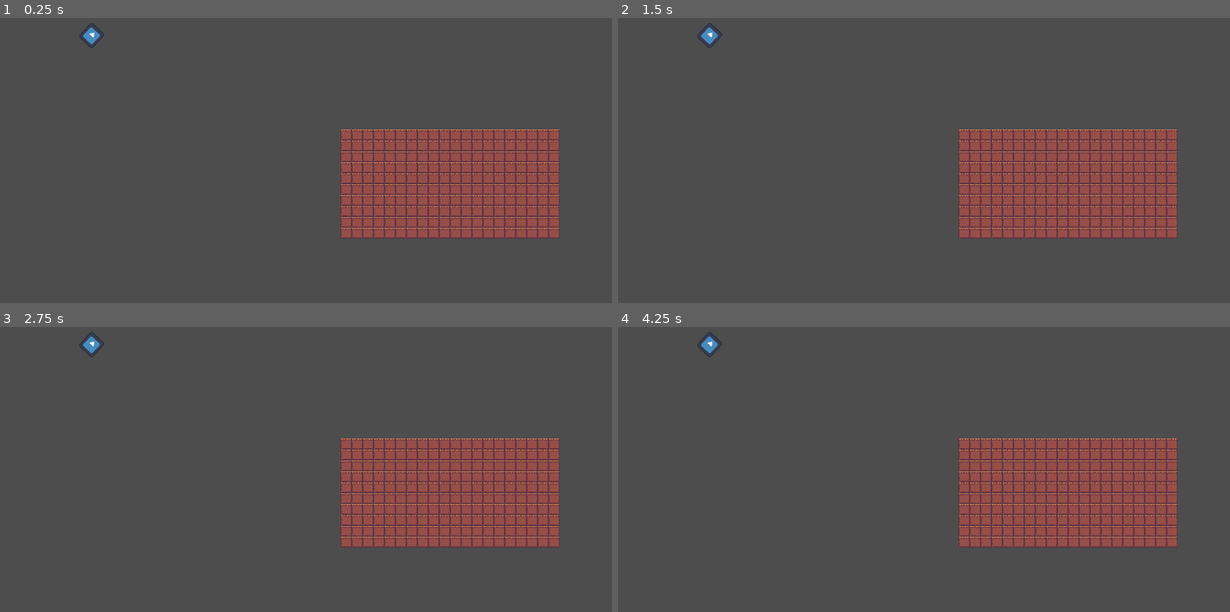
Above: before the commit, frames 1-4 (two rows, left to right).
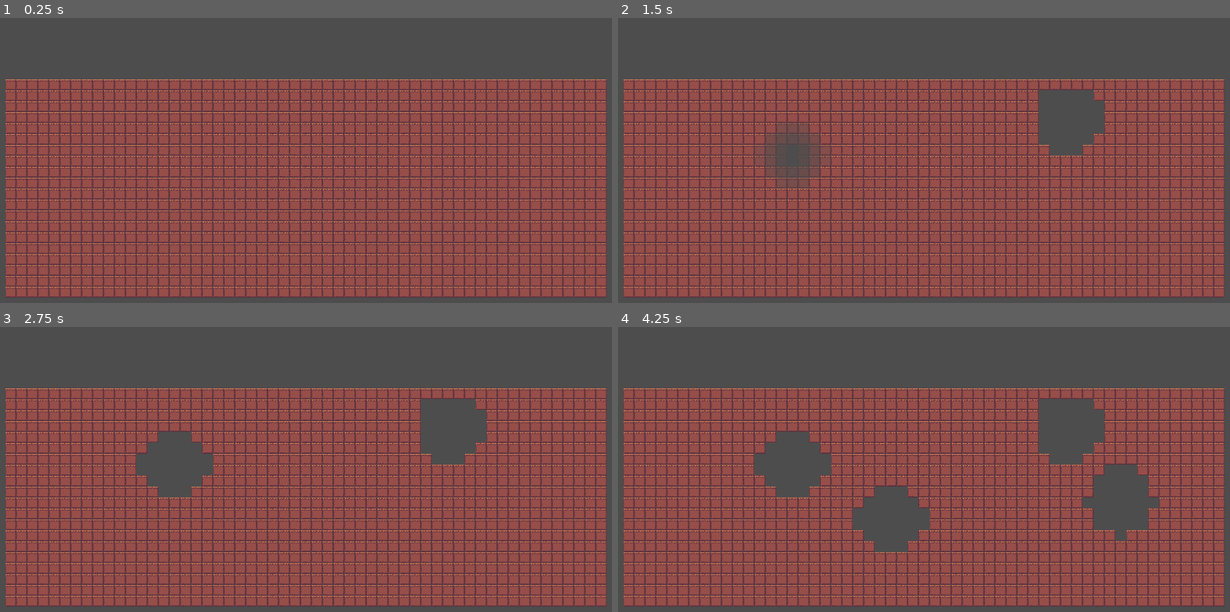
Above: after the commit, the same moments.

Repository: Neomania/DaveAndTimsMiningAdventure
Game: Godot game, scene res://Scenes/main.tscn
Two runs of this game, one before a commit and one after it. Both use one fixed random seed, a clock stepped at 60 frames per second and the inputs below. The engine's default icon, where the game draws it, is replaced by a stand-in: a white triangle on a blue panel in a dark square.
Inputs (mouse positions are in pixels of both pictures, inside the frame that each line leads up to):
- Up to frame 1 (0.25 s): no input
- Up to frame 2 (1.5 s): tap Enter at 0.5 s; move the mouse to (1070, 117) at 0.52 s; click (1070, 117) at 0.6 s; move the mouse to (795, 154) at 1.27 s; click (795, 154) at 1.35 s
- Up to frame 3 (2.75 s): tap Space at 2 s; move the mouse to (373, 366) at 2.02 s; click (373, 366) at 2.1 s
- Up to frame 4 (4.25 s): tap Enter at 2.75 s; move the mouse to (893, 520) at 2.77 s; click (893, 520) at 2.85 s; tap Space at 3.5 s; move the mouse to (1119, 500) at 3.52 s; click (1119, 500) at 3.6 s

The runs differ from the first frame. In frame 1, 67% of the frame differs, in the area x 0-100%, y 1-98%; in frame 2, 65%; in frame 3, 64%; in frame 4, 63%.

Commit message:
added some mining

Diff:
--- /dev/null
+++ b/Scenes/Prefabs/ShovelUse.tscn
@@ -0,0 +1,15 @@
+[gd_scene load_steps=3 format=3 uid="uid://dkgadhsngwghx"]
+
+[ext_resource type="Texture2D" uid="uid://ty1wt7fgwf0t" path="res://icon.svg" id="1_b2tq0"]
+
+[sub_resource type="CircleShape2D" id="CircleShape2D_swb5a"]
+radius = 100.0
+
+[node name="Area2D" type="Area2D"]
+
+[node name="DebugShape" type="Sprite2D" parent="."]
+visible = false
+texture = ExtResource("1_b2tq0")
+
+[node name="CollisionShape2D" type="CollisionShape2D" parent="."]
+shape = SubResource("CircleShape2D_swb5a")
--- /dev/null
+++ b/Scenes/Prefabs/Tile1.gd
@@ -0,0 +1,30 @@
+extends StaticBody2D
+
+signal mouse_on_tile(tile)
+signal mouse_off_tile(tile)
+signal area_entered(area, tile)
+
+# Called when the node enters the scene tree for the first time.
+func _ready():
+	pass # Replace with function body.
+
+
+# Called every frame. 'delta' is the elapsed time since the previous frame.
+func _process(delta):
+	#Tile has been hit, slowly degrade it
+	if $Sprite2D.modulate.a < 1.0:
+		$Sprite2D.modulate.a -= delta * 2.0
+	if $Sprite2D.modulate.a == 0.0:
+		self.queue_free()
+
+
+func _on_area_2d_mouse_entered():
+	mouse_on_tile.emit(self)
+
+
+func _on_area_2d_mouse_exited():
+	mouse_off_tile.emit(self)
+
+
+func _on_area_2d_area_entered(area):
+	area_entered.emit(area, self)
--- a/Scenes/Prefabs/Tile1.tscn
+++ b/Scenes/Prefabs/Tile1.tscn
@@ -1,15 +1,29 @@
-[gd_scene load_steps=3 format=3 uid="uid://bwpcewr2ql71w"]
+[gd_scene load_steps=5 format=3 uid="uid://bwpcewr2ql71w"]
 
-[ext_resource type="Texture2D" uid="uid://2uhgdncd74f3" path="res://Assets/Tiles/Tile1.png" id="1_gccdh"]
+[ext_resource type="Script" path="res://Scenes/Prefabs/Tile1.gd" id="1_a7pc2"]
+[ext_resource type="Texture2D" uid="uid://2uhgdncd74f3" path="res://Assets/Tools/Tile1.png" id="1_vkuib"]
+
+[sub_resource type="RectangleShape2D" id="RectangleShape2D_vvtog"]
+size = Vector2(30, 30)
 
 [sub_resource type="RectangleShape2D" id="RectangleShape2D_b2off"]
-size = Vector2(31.5, 31)
+size = Vector2(30.5, 31)
 
 [node name="StaticBody2D" type="StaticBody2D"]
+script = ExtResource("1_a7pc2")
+
+[node name="Area2D" type="Area2D" parent="."]
+
+[node name="CollisionShape2D" type="CollisionShape2D" parent="Area2D"]
+shape = SubResource("RectangleShape2D_vvtog")
 
 [node name="CollisionShape2D" type="CollisionShape2D" parent="."]
-position = Vector2(0.25, 0.25)
+position = Vector2(-0.25, 0.25)
 shape = SubResource("RectangleShape2D_b2off")
 
 [node name="Sprite2D" type="Sprite2D" parent="."]
-texture = ExtResource("1_gccdh")
+texture = ExtResource("1_vkuib")
+
+[connection signal="area_entered" from="Area2D" to="." method="_on_area_2d_area_entered"]
+[connection signal="mouse_entered" from="Area2D" to="." method="_on_area_2d_mouse_entered"]
+[connection signal="mouse_exited" from="Area2D" to="." method="_on_area_2d_mouse_exited"]
--- a/Scenes/main.tscn
+++ b/Scenes/main.tscn
@@ -1,18 +1,16 @@
-[gd_scene load_steps=3 format=3 uid="uid://cls2jue6l4nyb"]
+[gd_scene load_steps=4 format=3 uid="uid://cls2jue6l4nyb"]
 
-[ext_resource type="Texture2D" uid="uid://ty1wt7fgwf0t" path="res://icon.svg" id="1_ll5ji"]
+[ext_resource type="Script" path="res://Scripts/ShovelTool.gd" id="2_i01cl"]
 [ext_resource type="PackedScene" uid="uid://bo6c1qu13y47l" path="res://Scenes/tiles.tscn" id="2_r45ec"]
+[ext_resource type="PackedScene" uid="uid://dkgadhsngwghx" path="res://Scenes/Prefabs/ShovelUse.tscn" id="3_to4qm"]
 
 [node name="Node2D" type="Node2D"]
 
 [node name="Camera2D" type="Camera2D" parent="."]
-anchor_mode = 0
-
-[node name="Icon" type="Sprite2D" parent="."]
-position = Vector2(333, 241)
-rotation = 0.750492
-scale = Vector2(0.419843, 0.444736)
-texture = ExtResource("1_ll5ji")
 
 [node name="Tiles" parent="." instance=ExtResource("2_r45ec")]
-position = Vector2(539, 266)
+position = Vector2(-864, -155)
+
+[node name="ShovelTool" type="Node2D" parent="."]
+script = ExtResource("2_i01cl")
+shovel_use = ExtResource("3_to4qm")
--- /dev/null
+++ b/Scripts/ShovelTool.gd
@@ -0,0 +1,17 @@
+extends Node2D
+
+@export var shovel_use : PackedScene
+var shovel_activated : bool = true
+
+# Called when the node enters the scene tree for the first time.
+func _ready():
+	pass # Replace with function body.
+
+
+# Called every frame. 'delta' is the elapsed time since the previous frame.
+func _process(_delta):
+	if Input.is_action_just_pressed("left_click") && shovel_activated:
+		if  $"../Tiles".current_hover_tile != null: #hovering over a tile
+			var shovel = shovel_use.instantiate()
+			shovel.position = get_global_mouse_position()
+			add_child(shovel)
--- a/Scripts/Tiles.gd
+++ b/Scripts/Tiles.gd
@@ -1,23 +1,39 @@
 extends Node2D
 
 @export var tile_prefab : PackedScene
+@export var tile_graphics_pixelSize : int = 32
+var current_hover_tile
 
 # Called when the node enters the scene tree for the first time.
 func _ready():
 	createLevel() # Replace with function body.
 
+func call_mouse_on_tile(on_tile):
+	current_hover_tile = on_tile
 
-# Create a level with 200 tile prefabs
+func call_mouse_off_tile(off_tile):
+	if current_hover_tile == off_tile:
+		current_hover_tile = null
+
+func call_area_entered(area, tile):
+	var distance = area.global_position - tile.global_position
+	var maxDistance = area.get_node("CollisionShape2D").shape.radius
+	var a = (distance.length() / maxDistance)
+	if a < 1.0:
+		tile.get_node("Sprite2D").modulate.a -= 1.0 - a
+# Create a level with tile prefabs.
 func createLevel():
-	var startPosition = self.position
-	for i in 10:
-		for j in 20:
-			var prefab = tile_prefab.instantiate()
-			var texAssetSize = Vector2(32,32)
-			prefab.position.x = startPosition.x + prefab.scale.x * texAssetSize.x * j
-			prefab.position.y = startPosition.y + prefab.scale.y * texAssetSize.y * i
-			add_child(prefab)
+	for i in 20:
+		for j in 55:
+			var tile = tile_prefab.instantiate() as StaticBody2D
+			tile.position.x = tile_graphics_pixelSize * j
+			tile.position.y = tile_graphics_pixelSize * i
+			tile.connect("mouse_on_tile", call_mouse_on_tile) #dynamic connection to the mouse on tile event
+			tile.connect("mouse_off_tile", call_mouse_off_tile) #dynamic connection to the mouse off tile event
+			tile.connect("area_entered", call_area_entered)
+			add_child(tile)
 
 # Called every frame. 'delta' is the elapsed time since the previous frame.
 func _process(_delta):
+	# When mouse clicked, and it is hovering over a tile then use the selected tool on the tile / tile area.
 	pass
--- a/project.godot
+++ b/project.godot
@@ -22,6 +22,14 @@
 window/stretch/mode="viewport"
 window/stretch/scale_mode="integer"
 
+[input]
+
+left_click={
+"deadzone": 0.5,
+"events": [Object(InputEventMouseButton,"resource_local_to_scene":false,"resource_name":"","device":-1,"window_id":0,"alt_pressed":false,"shift_pressed":false,"ctrl_pressed":false,"meta_pressed":false,"button_mask":1,"position":Vector2(342, 37),"global_position":Vector2(350, 117),"factor":1.0,"button_index":1,"canceled":false,"pressed":true,"double_click":false,"script":null)
+]
+}
+
 [rendering]
 
 renderer/rendering_method="gl_compatibility"
Renamed: Assets/Tiles/Tile1.png -> Assets/Tools/Tile1.png
Not shown, changed: Assets/Tools/Tile1.png.import
